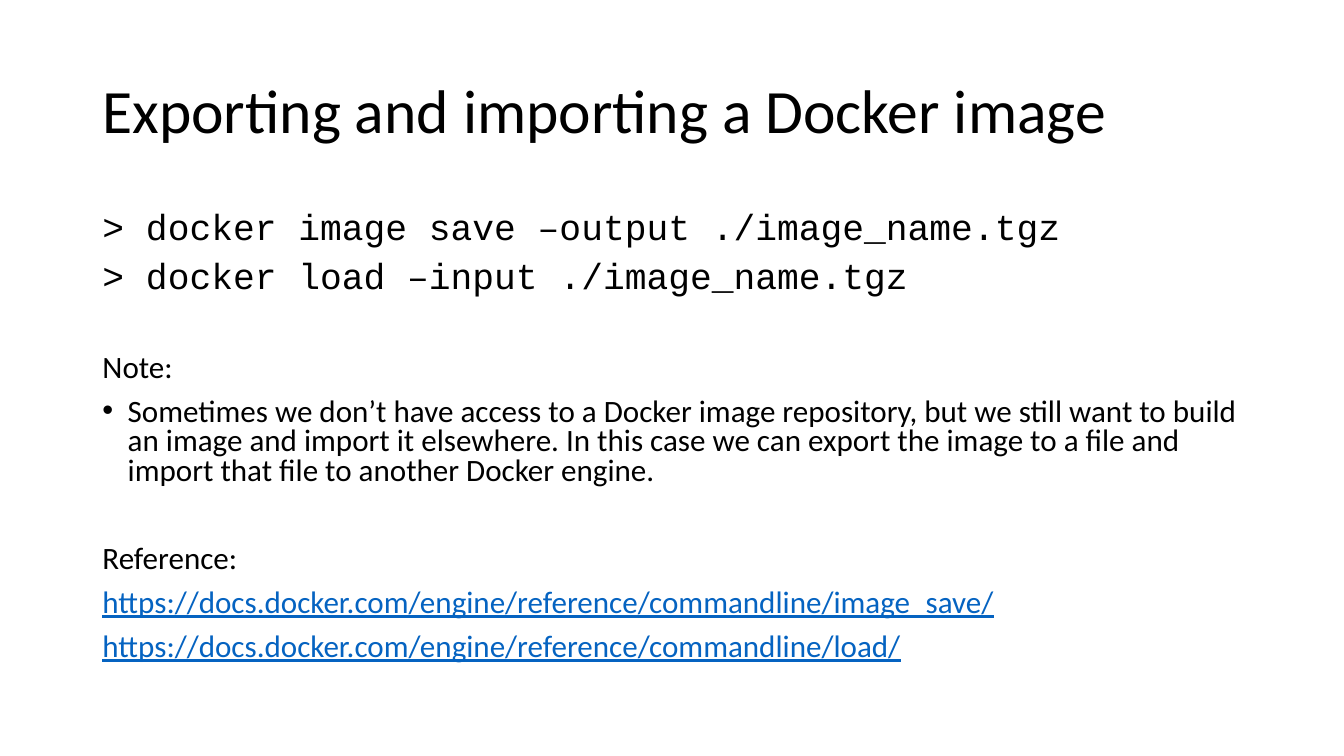
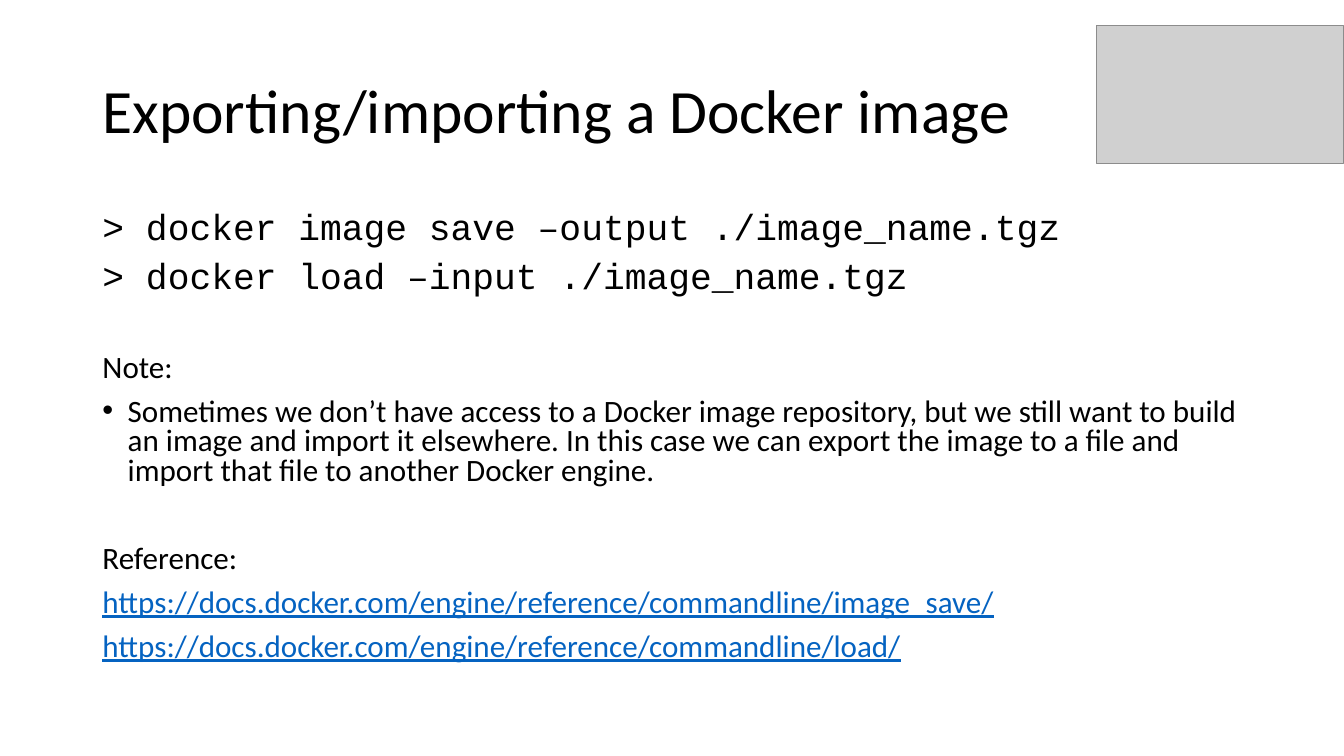
Before and after one commit to aljazsim/docker-masterclass-examples, a slide deck: slide 45 of Docker Masterclass.pptx (slide 44 before the commit). Drawn at 1344x756 pixels with LibreOffice and Linux fonts; fonts in the diff are those of the drawing; grey boxes stand for pictures. Boxes give left, top, right and bottom in pixels: in the first picture for what was removed or moved away, otherwise in the second. Text is boxed around its words. In the diff, an @@ line names an element or a change of style, - is before the commit and + after.

```diff
--- a/Docker Masterclass.pptx
+++ b/Docker Masterclass.pptx
@@ picture added at bbox=[1097, 25, 1343, 164] @@
@@ title at bbox=[102, 90, 1010, 144]: text changed @@
-Exporting and importing a Docker image
+Exporting/importing a Docker image
```
Also in this commit, not shown: 54 other slides changed, 4 slides added.
